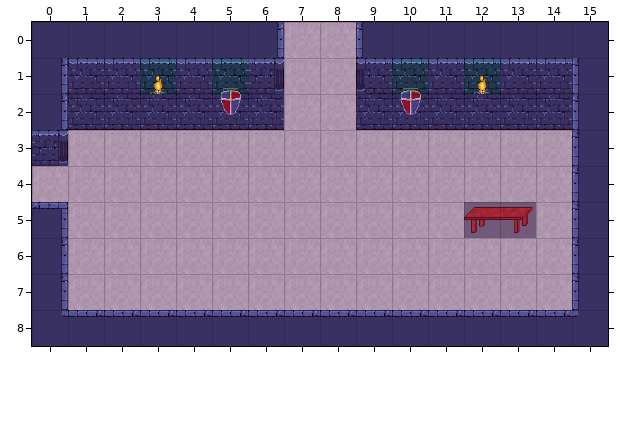
An edit to a level. Tiled map, maps/dungeon-11.tmx. The first picture shows the starting point.
Cells are 50x50 px. Shown: x 0..15, y 0..8.
After:
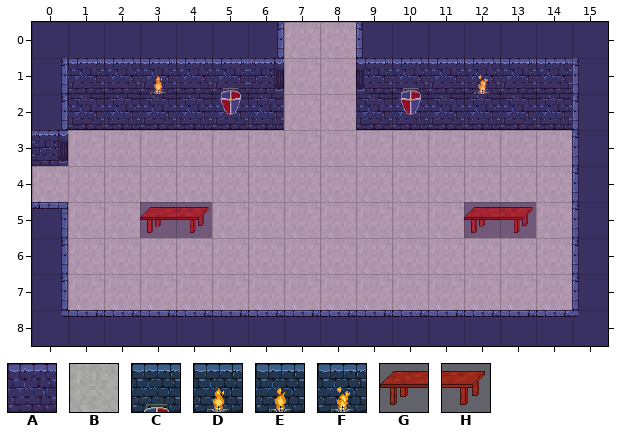
Key: from "tiles": A 0, B 1, C 57, D 65, E 66, F 68, G 80, H 81.
_ is an empty cell.
See-through tiles are keyed as they look on the map.
What changed:
Layer "floor":
The author put tile C in row 1 at x 5 and 10.
The author put tile D in row 1 at x 3.
The author put tile F in row 1 at x 12.
Tile B becomes tile G in row 5 at x 3.
Tile B becomes tile H in row 5 at x 4.
Layer "celing":
Tile C becomes tile A in row 1 at x 5 and 10.
Tile E becomes tile A in row 1 at x 3 and 12.
Changed places in both pictures, as pixel boxes (x1, y1, x2, y2):
changed: (140, 58, 176, 94)
changed: (212, 58, 248, 94)
changed: (392, 58, 428, 94)
changed: (464, 58, 500, 94)
changed: (140, 202, 212, 238)
